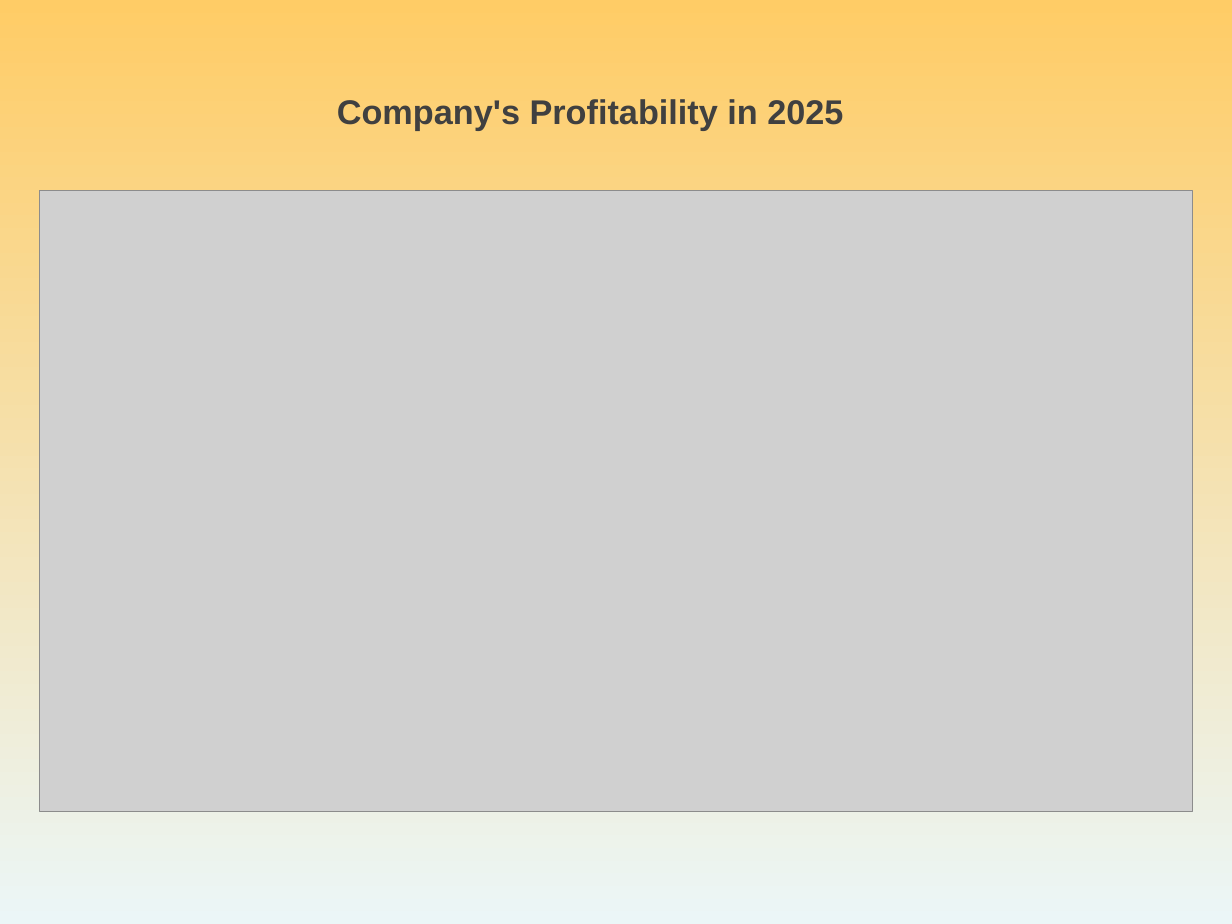
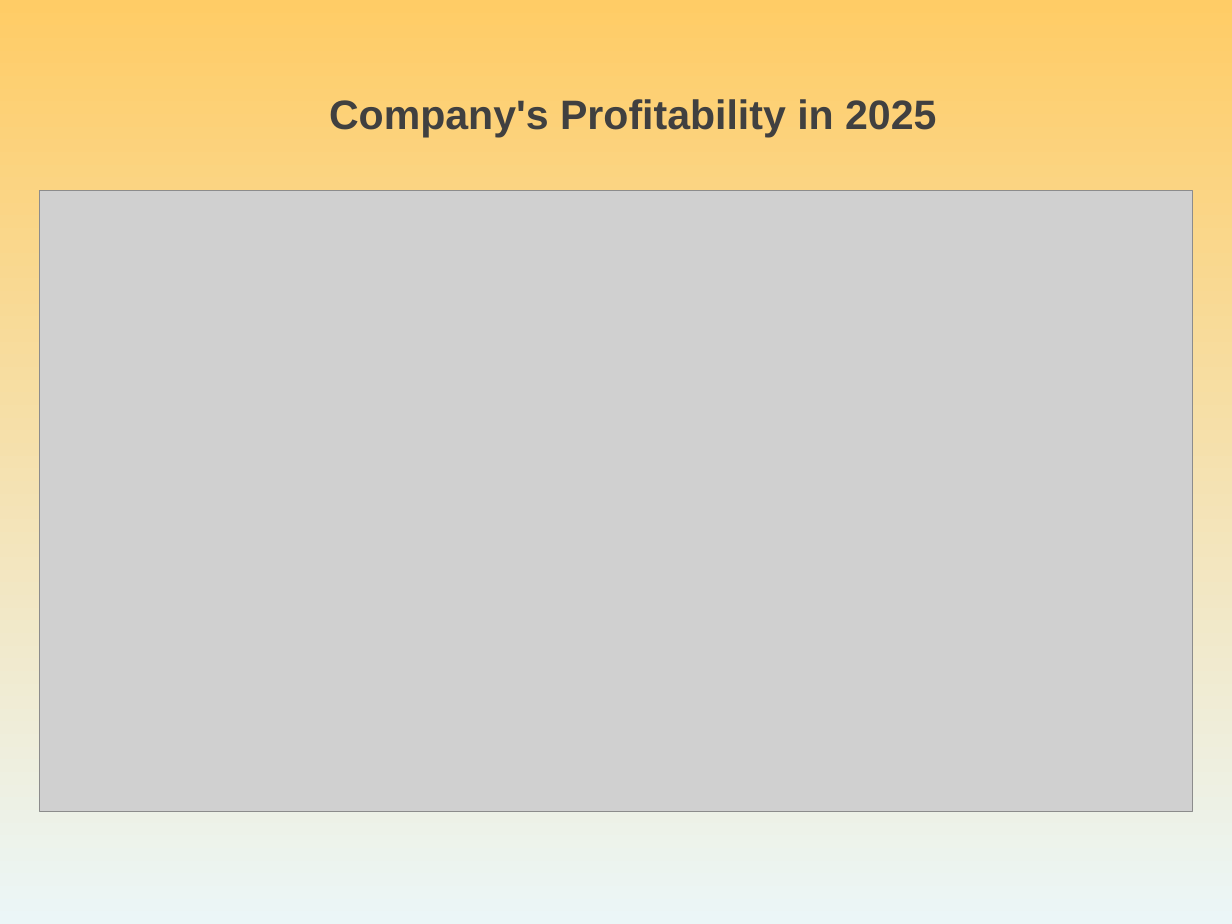
Before and after one commit to ElnazRMZ/CHINOOK-repo, a slide deck: slide 4 of docs/Powerpoint_Elnaz_Ramezani.ppt. Drawn at 1232x924 pixels with LibreOffice and Linux fonts; fonts in the diff are those of the drawing; grey boxes stand for pictures. Boxes give left, top, right and bottom in pixels: in the first picture for what was removed or moved away, otherwise in the second. Text is boxed around its words. In the diff, an @@ line names an element or a change of style, - is before the commit and + after.

```diff
--- a/docs/Powerpoint_Elnaz_Ramezani.ppt
+++ b/docs/Powerpoint_Elnaz_Ramezani.ppt
@@ text "Company's Profitability in 2025": place and size @@
-text "Company's Profitability in 2025" at (337,99,843,130)
+text "Company's Profitability in 2025" at (329,99,936,137)
@@ text "Company's Profitability in 2025" at (329,99,936,137): size 20 to 24 pt @@
```
Also in this commit, not shown: 2 other slides changed, 8 slides added, 2 slides removed, 1 other file.
